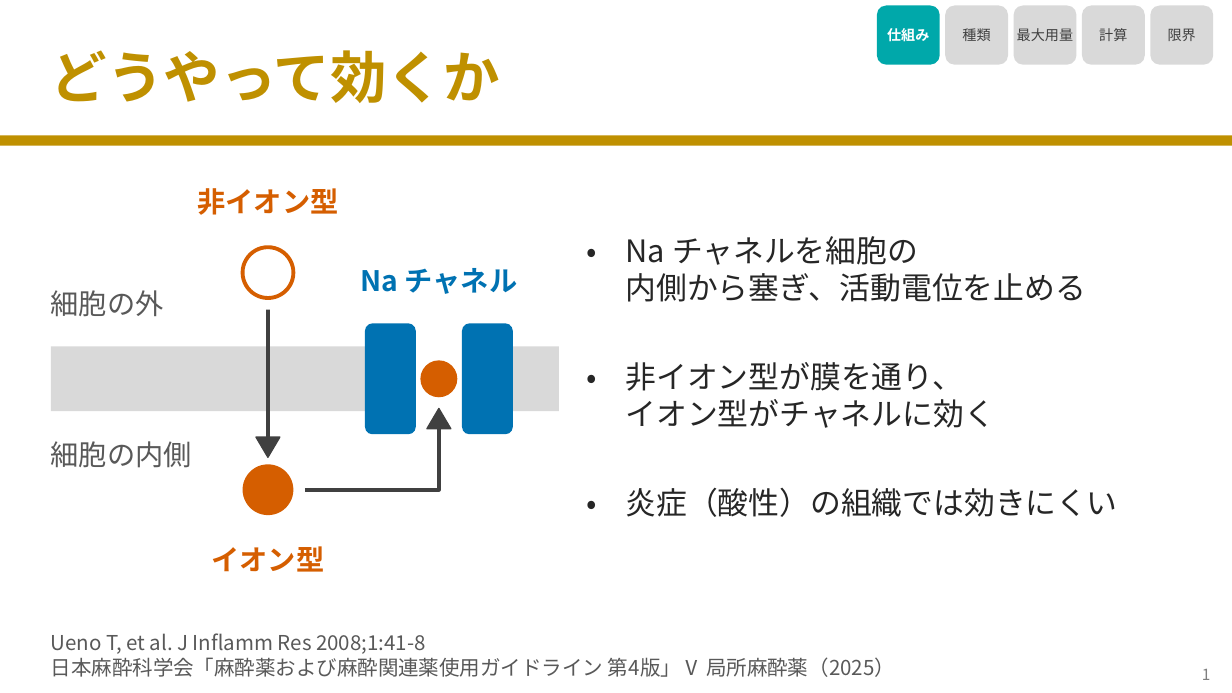
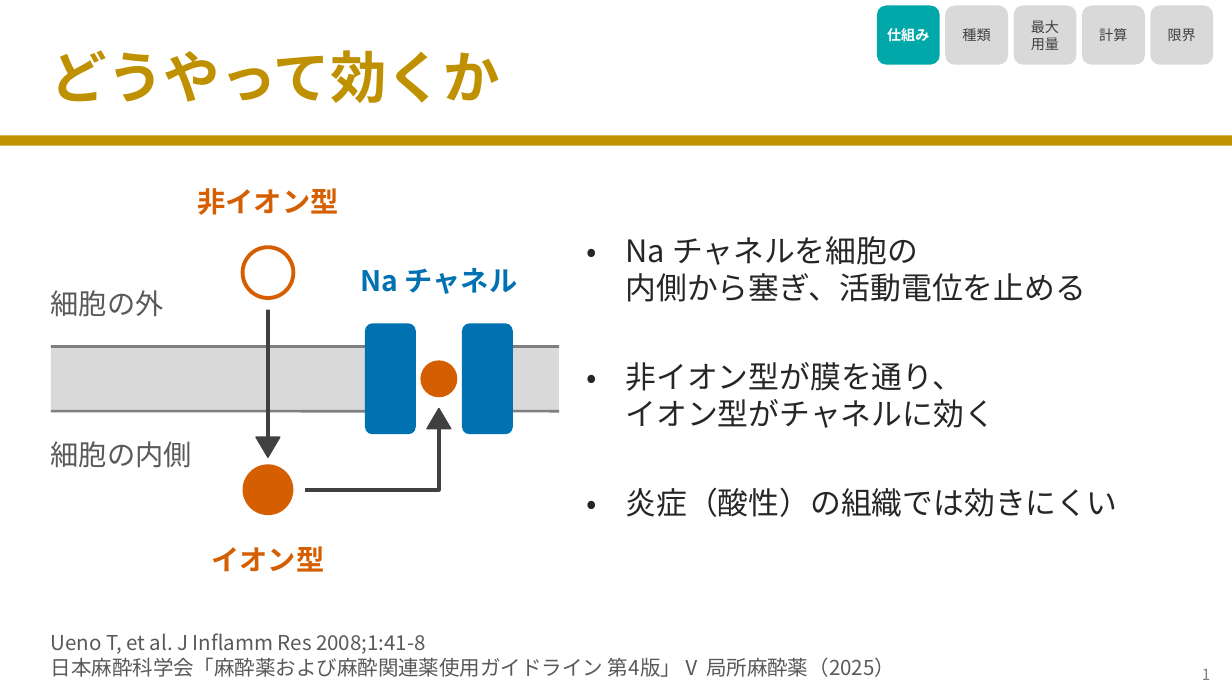
Before and after one commit to nobumitsu-3141/Anes-lecture, a slide deck: slide 2 of slides/3-11_local_anesthetics/3-11_local_anesthetics.pptx. Drawn at 1232x693 pixels with LibreOffice and Linux fonts; fonts in the diff are those of the drawing. Boxes give left, top, right and bottom in pixels: in the first picture for what was removed or moved away, otherwise in the second. Text is boxed around its words. In the diff, an @@ line names an element or a change of style, - is before the commit and + after.

```diff
--- a/slides/3-11_local_anesthetics/3-11_local_anesthetics.pptx
+++ b/slides/3-11_local_anesthetics/3-11_local_anesthetics.pptx
@@ text in rounded rectangle at [1031, 20, 1059, 50]: text changed @@
-最大用量
+最大
+用量
@@ line added from (51, 347) to (365, 347), #7F7F7F 2 pt @@
@@ line added from (513, 347) to (559, 347), #7F7F7F 2 pt @@
@@ line added from (51, 411) to (365, 411), #7F7F7F 2 pt @@
@@ line added from (513, 411) to (559, 411), #7F7F7F 2 pt @@
```
Also in this commit, not shown: 8 other slides changed, 7 other files.
